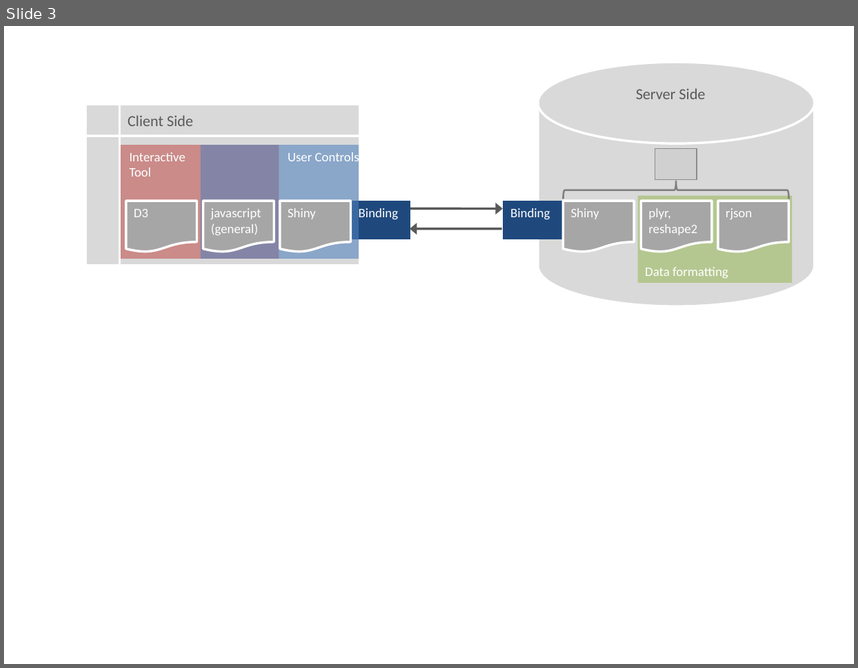
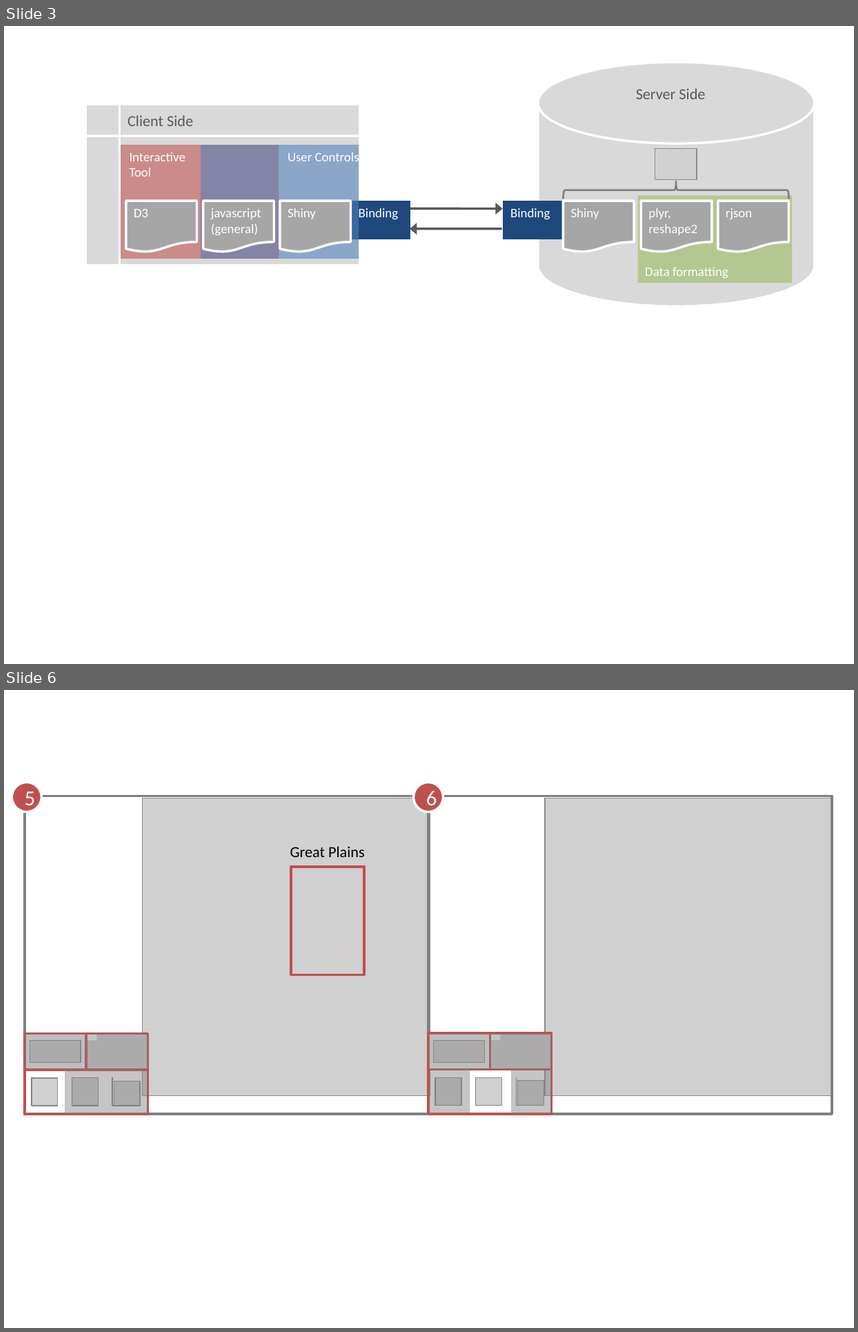
Before and after one commit to gammarama/DataExpo2013, a slide deck: paper/images/images.pptx. Shown one above the other, each under a label of ours: slide 3 before the commit, slides 3 and 6 after it; the slides between them are not shown. The pictures are 858x668 and 858x1332 pixels, drawn with LibreOffice and Linux fonts; fonts in the diff are those of the drawing; grey boxes stand for pictures. Boxes give left, top, right and bottom in pixels: in the first picture for what was removed or moved away, otherwise in the second. Text is boxed around its words. In the diff, an @@ line names an element or a change of style, - is before the commit and + after.

```diff
--- a/paper/images/images.pptx
+++ b/paper/images/images.pptx
@@ slide 6 added at (4, 690, 854, 1328), background #FFFFFF @@
@@ ellipse added at (12, 782, 41, 811), fill #C0504D, outline #FFFFFF 2 pt, 18 pt, text #FFFFFF @@
+5
@@ rectangle added at (21, 782, 840, 1126), fill #FFFFFF, outline #FFFFFF 2 pt @@
@@ ellipse added at (414, 782, 444, 811), fill #C0504D, outline #FFFFFF 2 pt, 18 pt, text #FFFFFF @@
+6
@@ picture added at (143, 798, 430, 1096) @@
@@ picture added at (545, 798, 832, 1096) @@
@@ group added at (25, 796, 428, 1114): 8 lines, 7 rectangles, 5 pictures, 1 text @@
+Great Plains
@@ group added at (428, 796, 832, 1114): 8 lines, 6 rectangles, 5 pictures @@
@@ rectangle added at (430, 1069, 470, 1114), fill #808080 at 45% opacity @@
```
Also in this commit, not shown: 2 slides changed, 2 other slides added, 1 slide removed, 10 other files.
